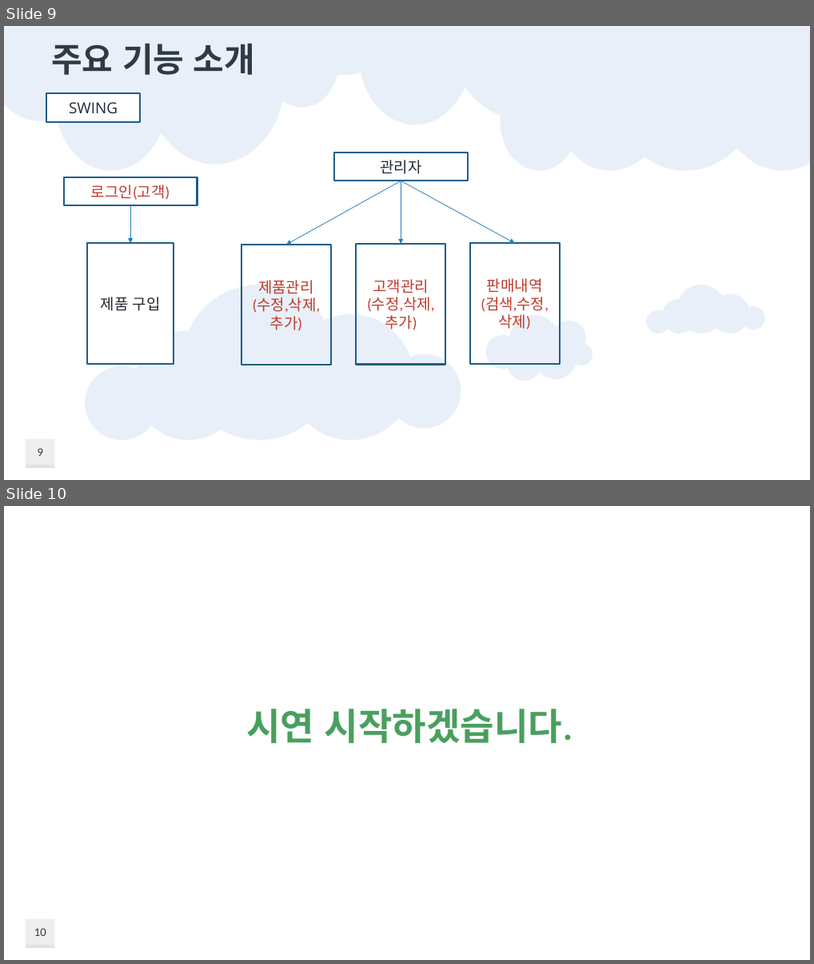
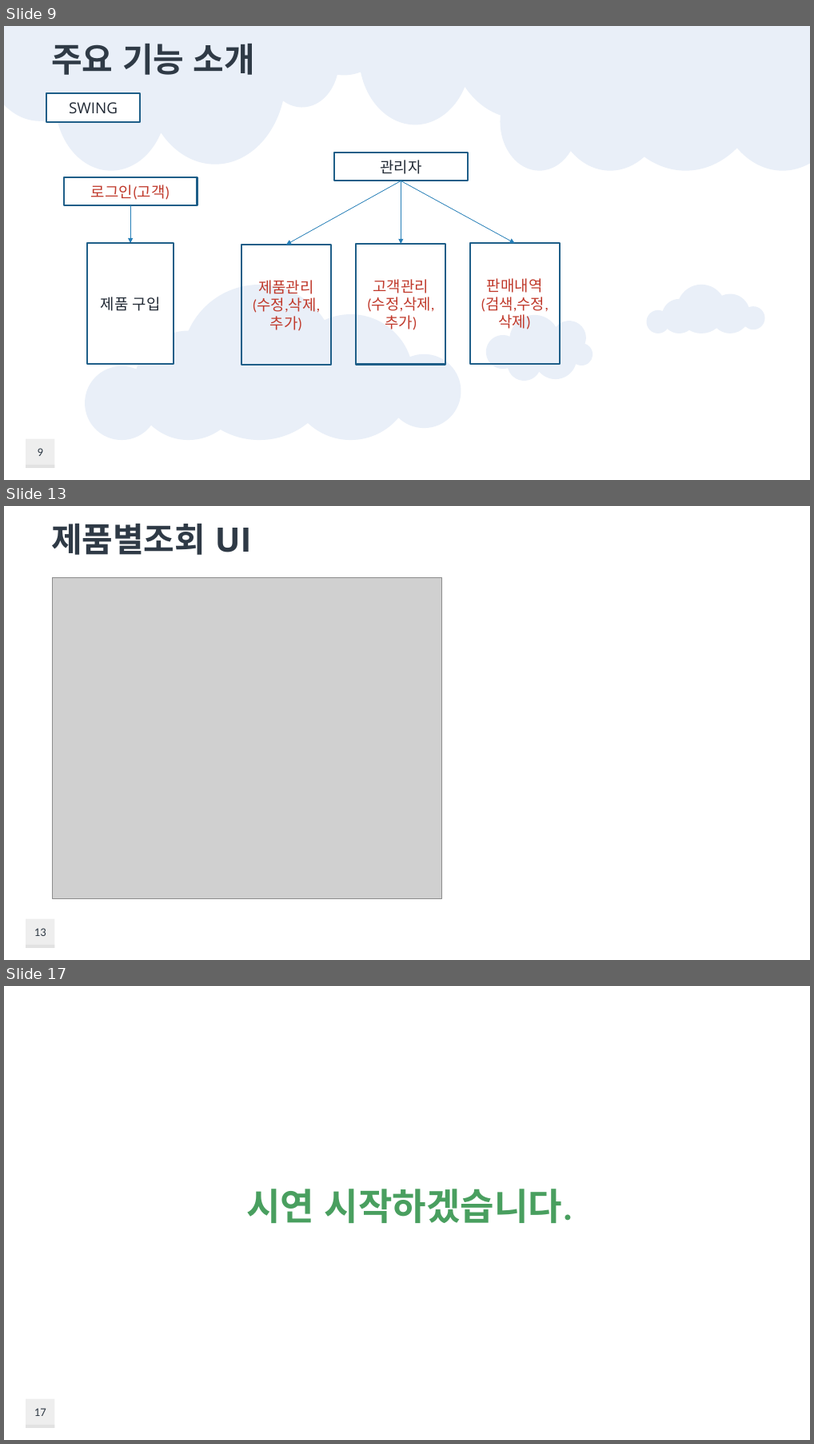
Before and after one commit to taehoon95/shoppingMall, a slide deck: document/쇼핑몰(이태훈).pptx. Shown one above the other, each under a label of ours: slides 9 and 10 before the commit, slides 9, 13 and 17 after it; the slides between them are not shown. The pictures are 814x964 and 814x1444 pixels, drawn with LibreOffice and Linux fonts; fonts in the diff are those of the drawing; grey boxes stand for pictures; background and template pictures are left out. Boxes give left, top, right and bottom in pixels: in the first picture for what was removed or moved away, otherwise in the second. Text is boxed around its words. In the diff, an @@ line names an element or a change of style, - is before the commit and + after.

```diff
--- a/document/쇼핑몰(이태훈).pptx
+++ b/document/쇼핑몰(이태훈).pptx
@@ slide 13 added at (4, 506, 810, 960), background #FFFFFF; not listed: 3 template elements that a slide beside it also shows @@
@@ title added at (51, 523, 252, 555), 40 pt, text #2F3A46, bold @@
+제품별조회 UI
@@ picture added at (52, 577, 442, 899) @@
@@ page number added at (34, 928, 46, 936), 14 pt, text #2F3A46 @@
+13
@@ what was slide 10 is now slide 17 @@
@@ page number at (34, 1408, 46, 1416): text changed @@
-10
+17
```
Also in this commit, not shown: 1 slide changed, 6 other slides added, 1 other file.
